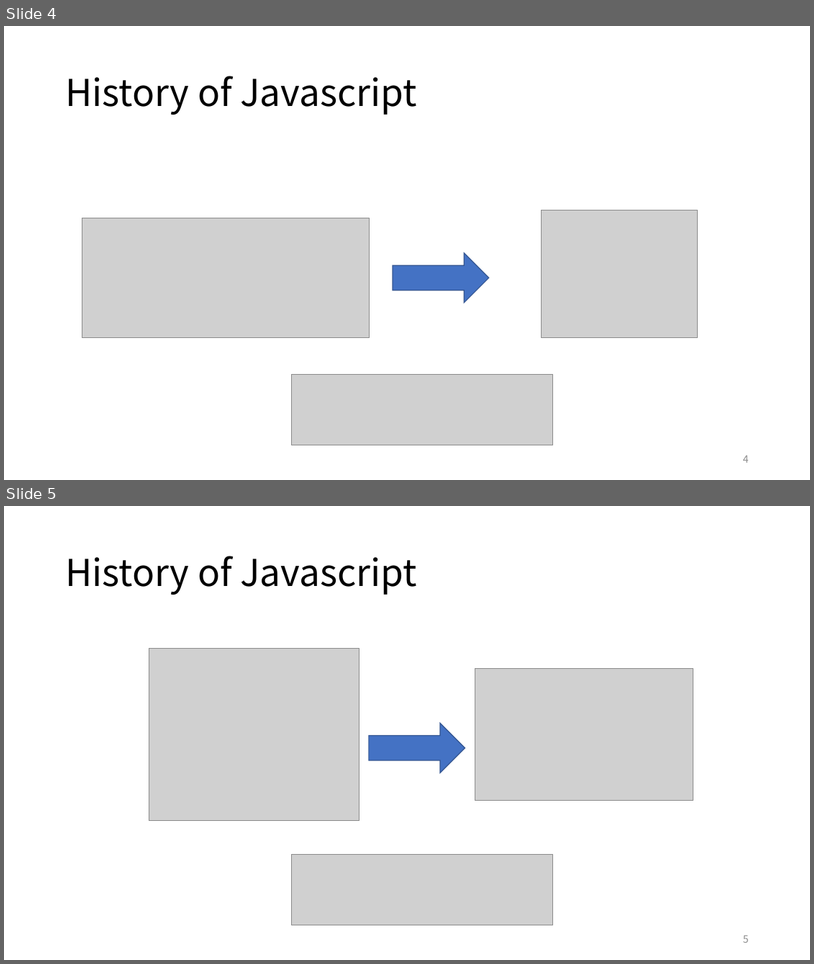
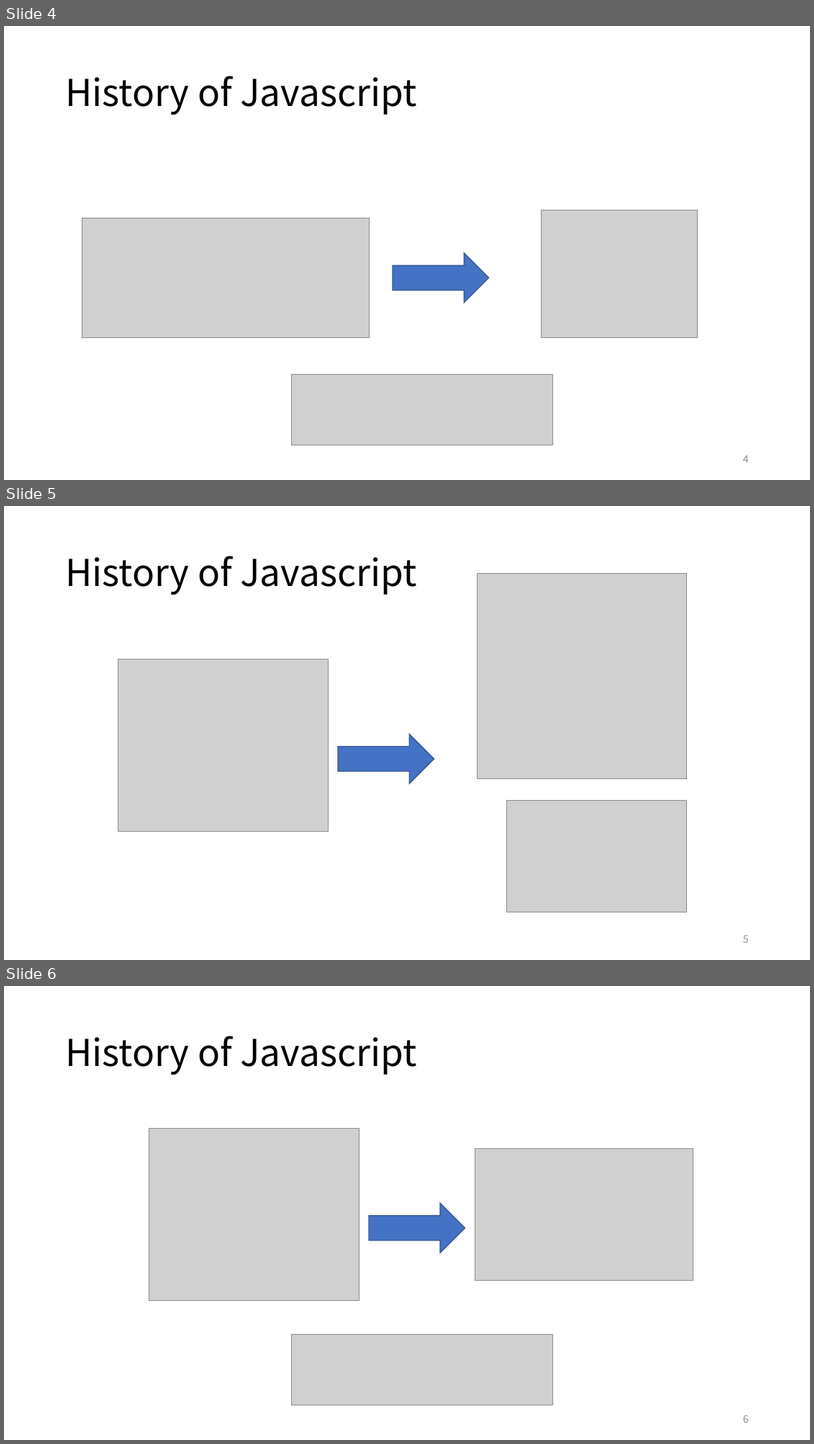
Before and after one commit to kyungchan/APPSEC-2021Winter-Seminar, a slide deck: 1-javascript/1-javascript.pptx. Shown one above the other, each under a label of ours: slides 4 and 5 before the commit, slides 4, 5 and 6 after it. The pictures are 814x964 and 814x1444 pixels, drawn with LibreOffice and Linux fonts; fonts in the diff are those of the drawing; grey boxes stand for pictures. Boxes give left, top, right and bottom in pixels: in the first picture for what was removed or moved away, otherwise in the second. Text is boxed around its words. In the diff, an @@ line names an element or a change of style, - is before the commit and + after.

Commit message:
1주차 발표자료수정3

```diff
--- a/1-javascript/1-javascript.pptx
+++ b/1-javascript/1-javascript.pptx
@@ slide 5 added at (4, 506, 810, 960), background #FFFFFF @@
@@ title added at (65, 556, 417, 595), 44 pt, text #000000 @@
+History of Javascript
@@ picture added at (478, 573, 687, 779) @@
@@ picture added at (118, 659, 328, 831) @@
@@ right arrow added at (338, 734, 434, 784), fill #4472C4, outline #325491 1 pt @@
@@ picture added at (507, 800, 687, 912) @@
@@ page number added at (743, 935, 749, 942), 12 pt, text #8C8C8C @@
+5
@@ what was slide 5 is now slide 6 @@
@@ page number at (743, 1414, 749, 1422): text changed @@
-5
+6
```
